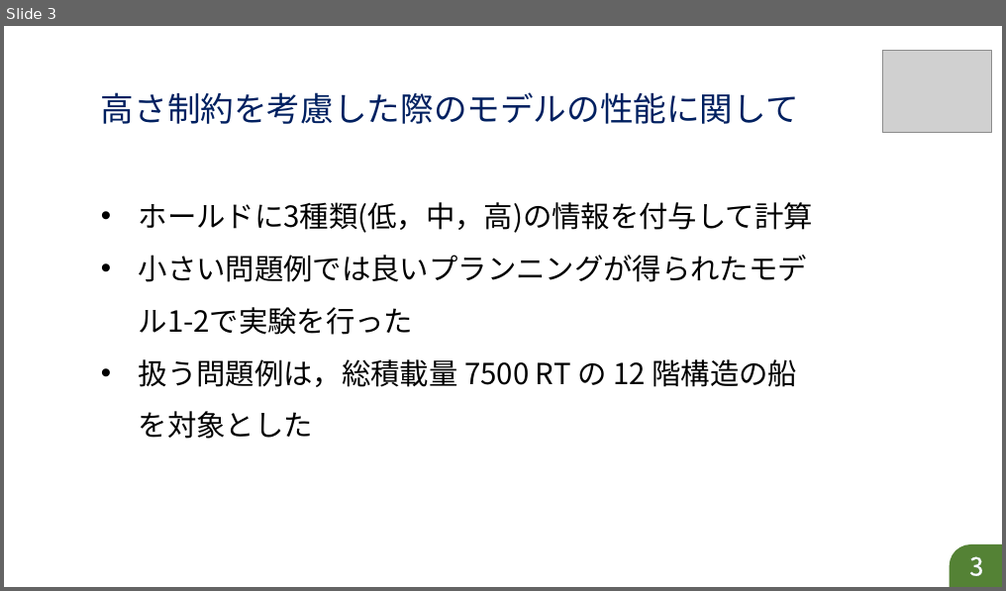
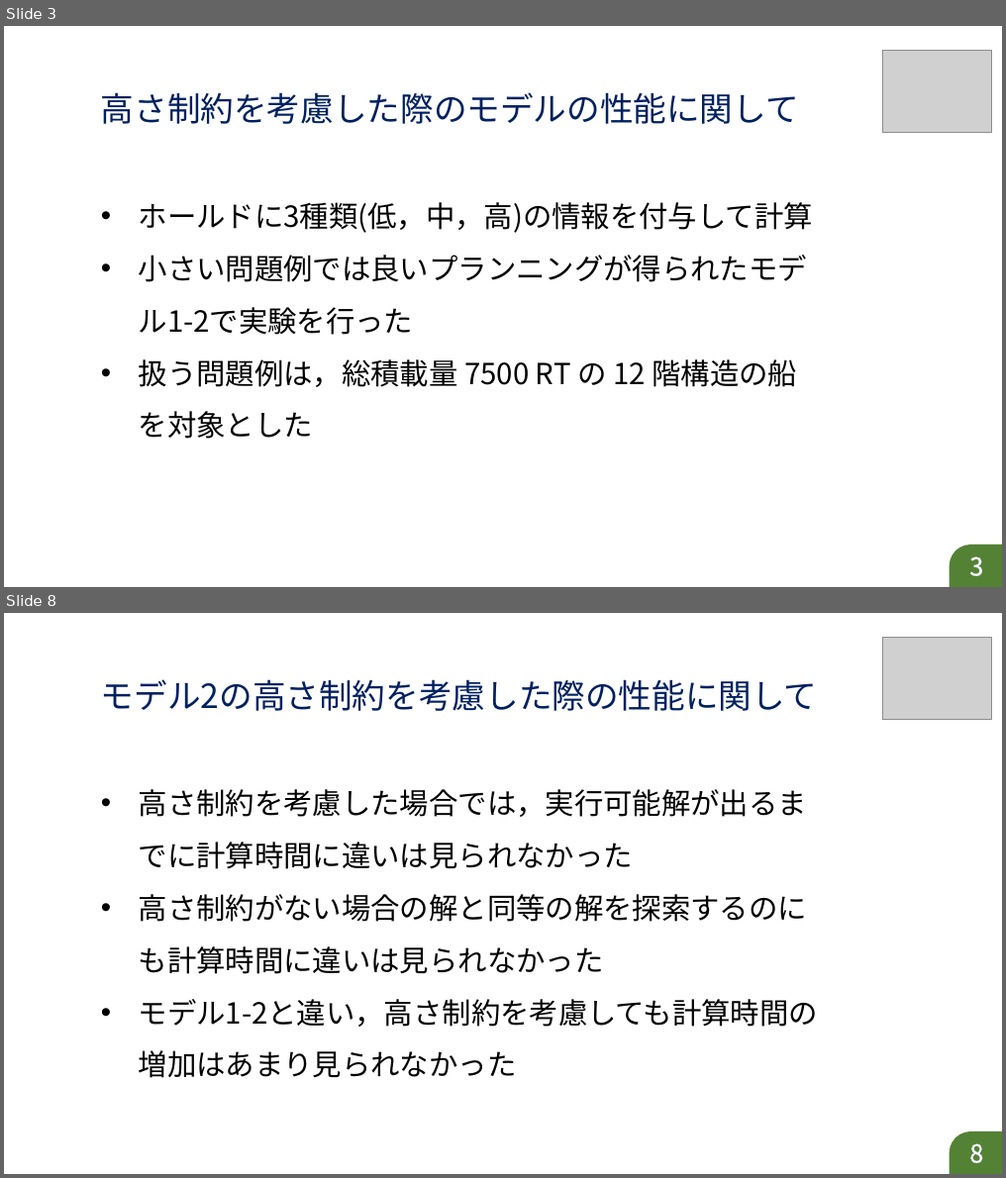
Before and after one commit to r-kurosu/kline_new, a slide deck: 高さ制約に関する比較.pptx. Shown one above the other, each under a label of ours: slide 3 before the commit, slides 3 and 8 after it; the slides between them are not shown. The pictures are 1006x591 and 1006x1178 pixels, drawn with LibreOffice and Linux fonts; fonts in the diff are those of the drawing; grey boxes stand for pictures. Boxes give left, top, right and bottom in pixels: in the first picture for what was removed or moved away, otherwise in the second. Text is boxed around its words. In the diff, an @@ line names an element or a change of style, - is before the commit and + after.

Commit message:
パワポにモデル2の計算時間の結果を載せた

```diff
--- a/高さ制約に関する比較.pptx
+++ b/高さ制約に関する比較.pptx
@@ slide 8 added at (4, 613, 1002, 1174), background #FFFFFF @@
@@ picture added at (883, 638, 991, 720) @@
@@ text added at (101, 679, 818, 711), 32 pt, text #002060 @@
+モデル2の高さ制約を考慮した際の性能に関して
@@ text added at (139, 789, 818, 1078), 28 pt, text #000000 @@
+• 高さ制約を考慮した場合では，実行可能解が出るまでに計算時間に違いは見られなかった
+• 高さ制約がない場合の解と同等の解を探索するのにも計算時間に違いは見られなかった
+• モデル1-2と違い，高さ制約を考慮しても計算時間の増加はあまり見られなかった
@@ snip round rect added at (949, 1132, 1002, 1174), fill #548235 @@
@@ page number added at (969, 1144, 983, 1163), 24 pt, text #FFFFFF @@
+8
```
Also in this commit, not shown: 3 slides changed, 2 other slides added.
